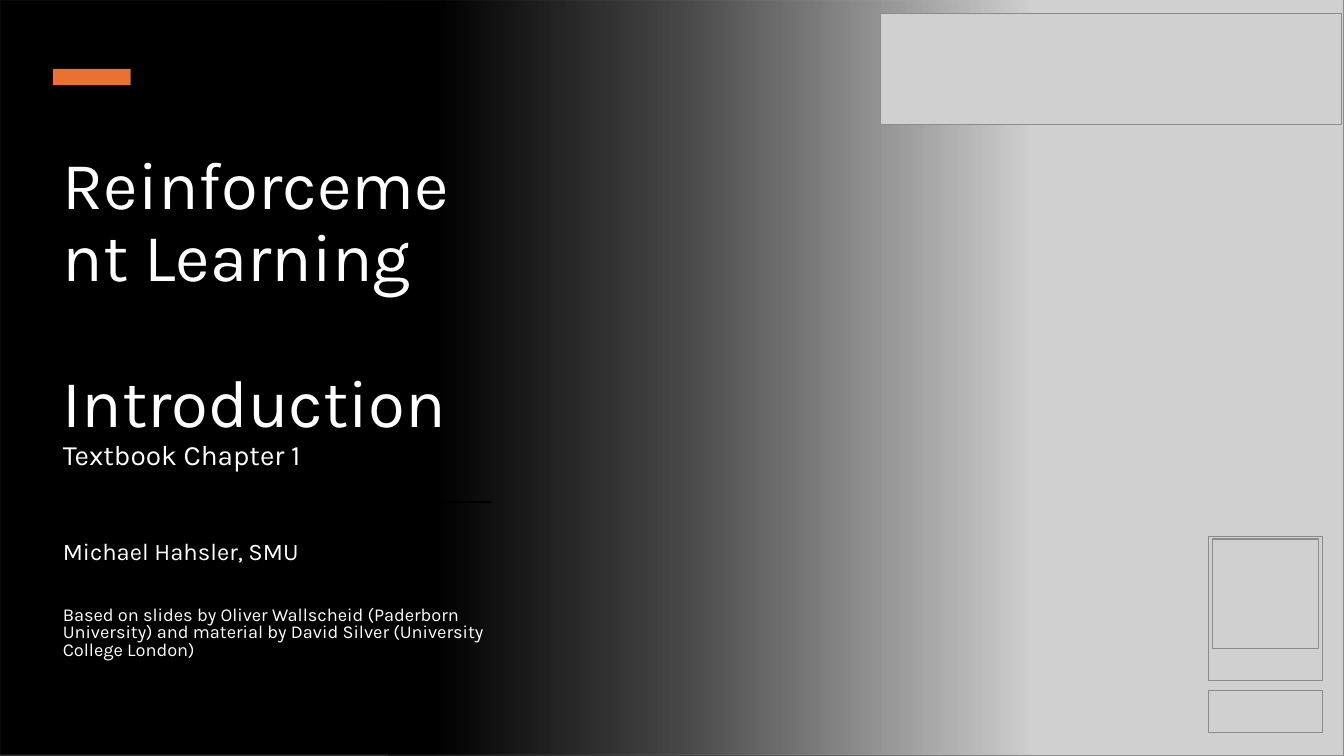
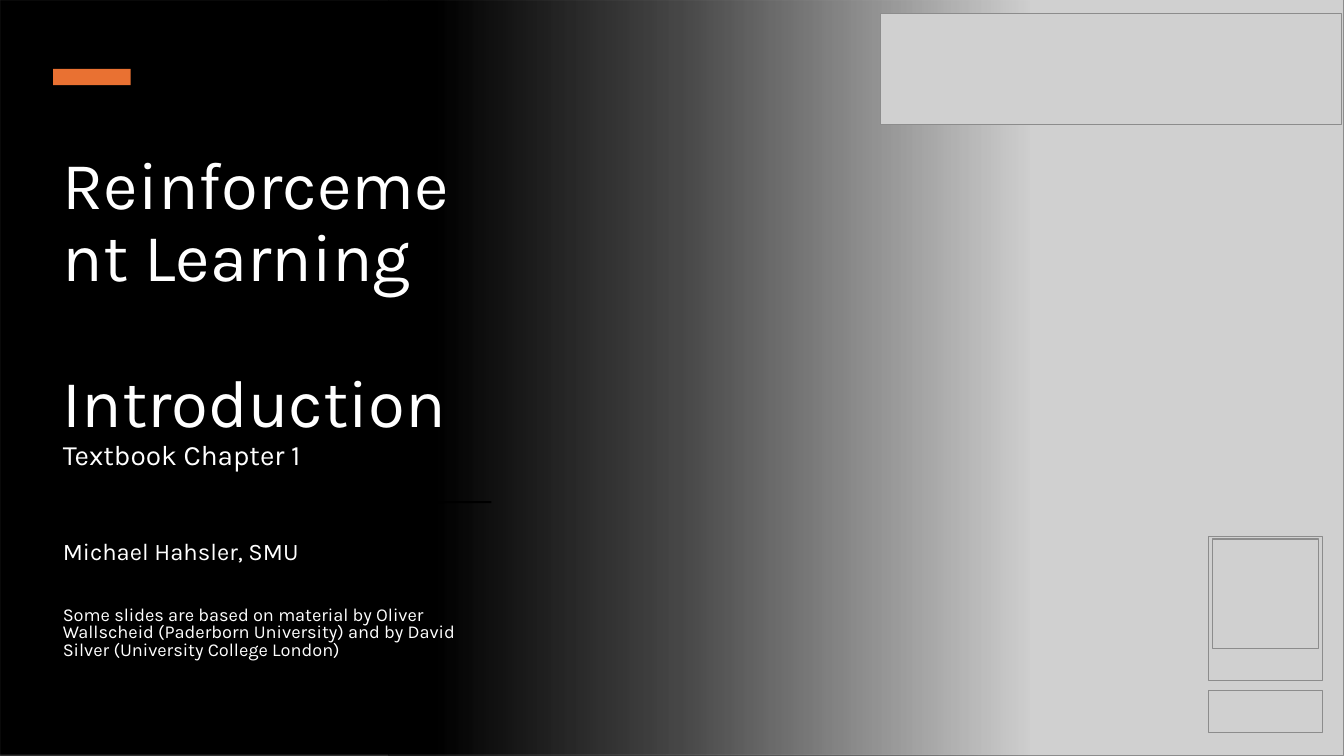
Before and after one commit to mhahsler/Introduction_to_Reinforcement_Learning, a slide deck: slide 1 of slides/Lecture_Chapter01.pptx. Drawn at 1344x756 pixels with LibreOffice and Linux fonts; fonts in the diff are those of the drawing; grey boxes stand for pictures. Boxes give left, top, right and bottom in pixels: in the first picture for what was removed or moved away, otherwise in the second. Text is boxed around its words. In the diff, an @@ line names an element or a change of style, - is before the commit and + after.

Commit message:
updated slides.

```diff
--- a/slides/Lecture_Chapter01.pptx
+++ b/slides/Lecture_Chapter01.pptx
@@ subtitle at box(63, 608, 455, 661): text changed @@
-Based on slides by Oliver Wallscheid (Paderborn University) and material by David Silver (University College London)
+Some slides are based on material by Oliver Wallscheid (Paderborn University) and by David Silver (University College London)
```
Also in this commit, not shown: 3 other files.
